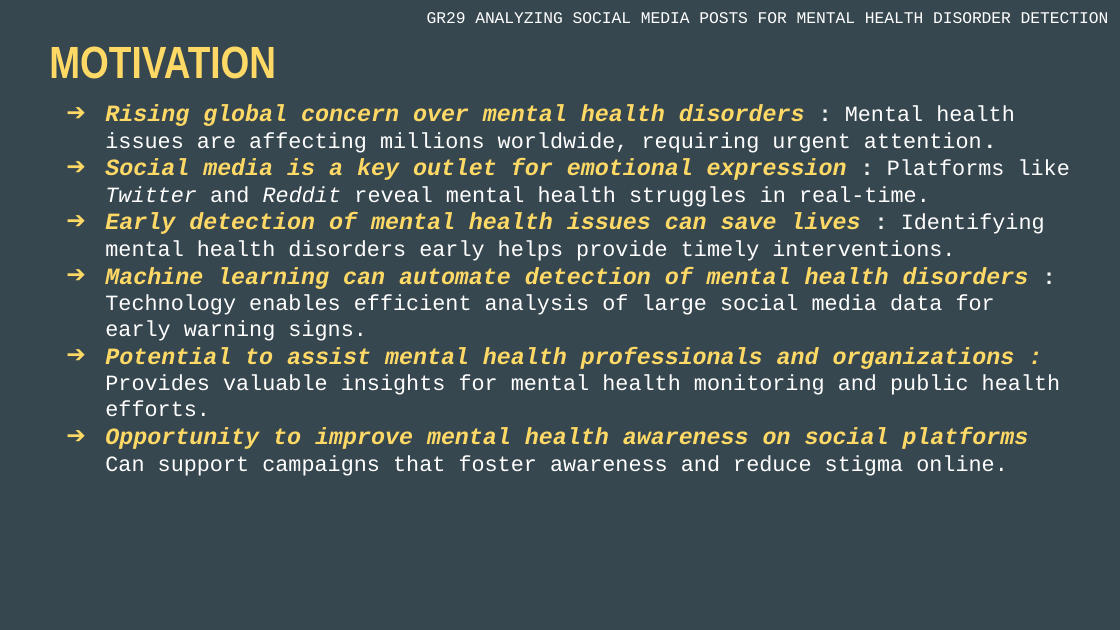
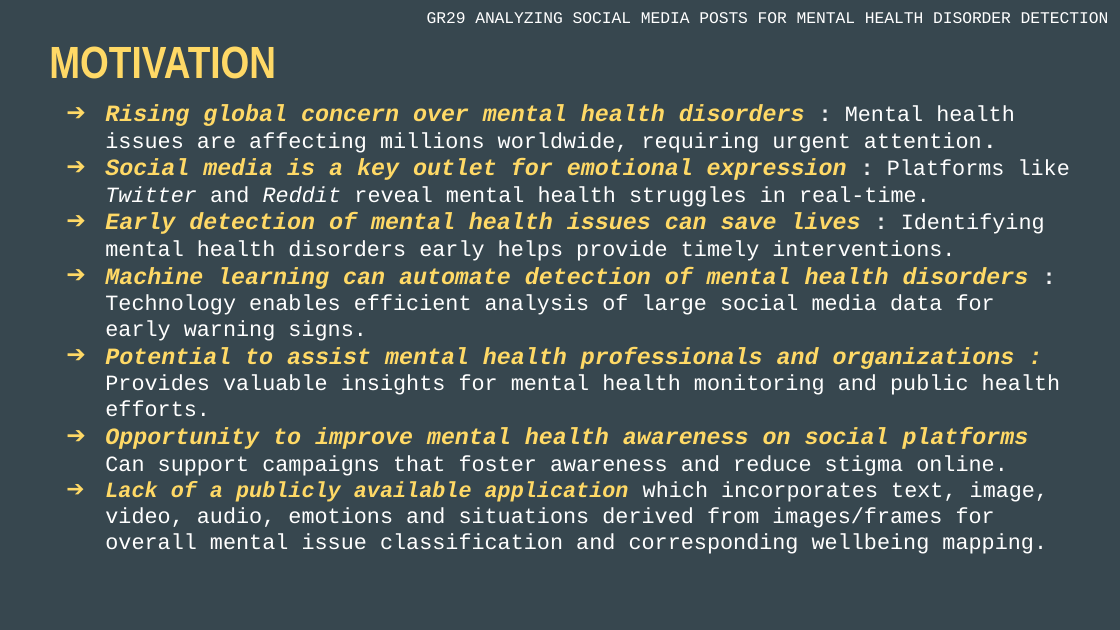
Before and after one commit to arkapg211002/MAFSMBMDDPWI-FYP-2025, a slide deck: slide 3 of OTHER FILES/GR29 ASMPFMHDD SLIDE-DECK.pptx. Drawn at 1120x630 pixels with LibreOffice and Linux fonts; fonts in the diff are those of the drawing. Boxes give left, top, right and bottom in pixels: in the first picture for what was removed or moved away, otherwise in the second. Text is boxed around its words. In the diff, an @@ line names an element or a change of style, - is before the commit and + after.

```diff
--- a/OTHER FILES/GR29 ASMPFMHDD SLIDE-DECK.pptx
+++ b/OTHER FILES/GR29 ASMPFMHDD SLIDE-DECK.pptx
@@ text at [105,481,1049,554]: paragraph added @@
+➔ Lack of a publicly available application which incorporates text, image, video, audio, emotions and situations derived from images/frames for overall mental issue classification and corresponding wellbeing mapping.
```
Also in this commit, not shown: 5 other slides changed, 1 slide removed, 2 other files.
